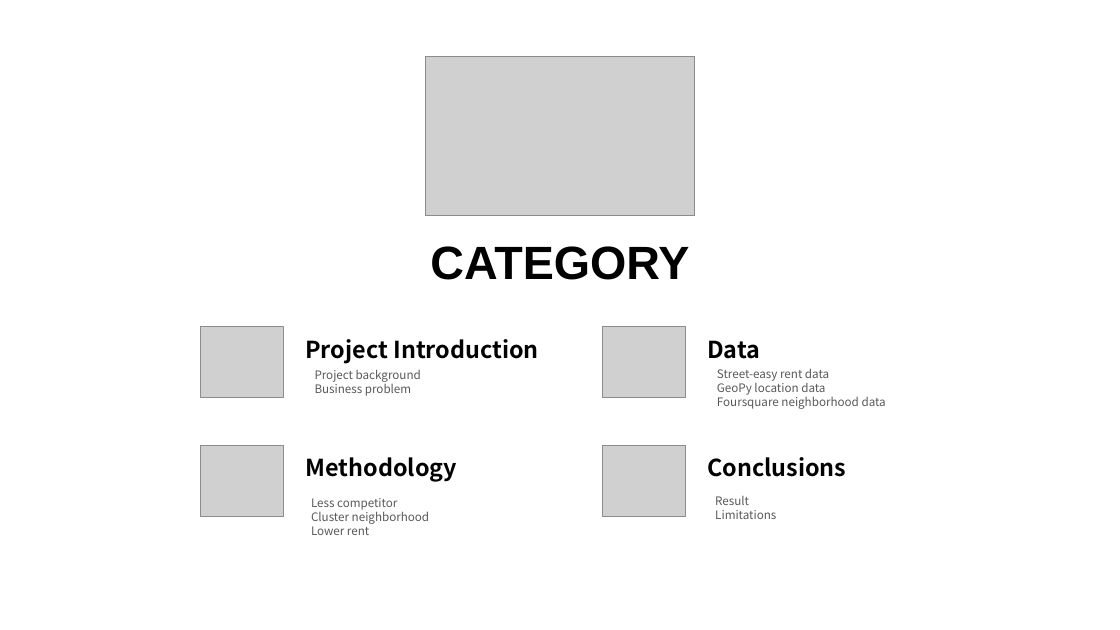
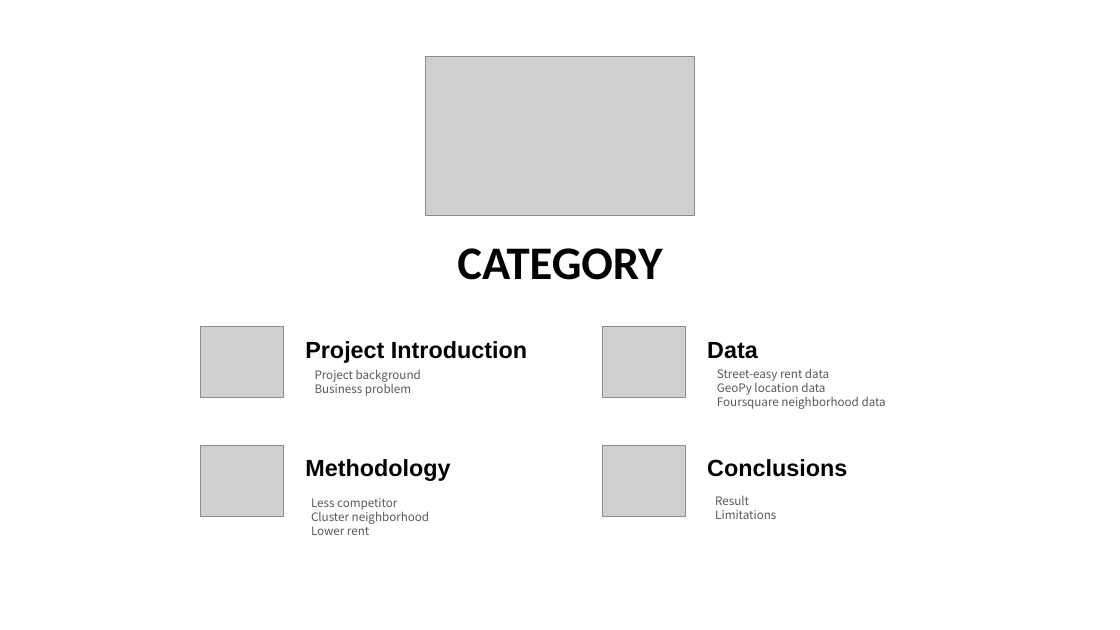
Before and after one commit to catkeeper1/Coursera_Capstone, a slide deck: slide 2 of capstone_final_assignment1.pptx. Drawn at 1120x630 pixels with LibreOffice and Linux fonts; fonts in the diff are those of the drawing; grey boxes stand for pictures. Boxes give left, top, right and bottom in pixels: in the first picture for what was removed or moved away, otherwise in the second. Text is boxed around its words. In the diff, an @@ line names an element or a change of style, - is before the commit and + after.

Commit message:
ppt

```diff
--- a/capstone_final_assignment1.pptx
+++ b/capstone_final_assignment1.pptx
@@ text "CATEGORY" at bbox=[457, 248, 662, 280]: font Arial to Calibri @@
@@ font Noto Sans CJK SC to Arial in 4 elements at bbox=[305, 341, 527, 363], bbox=[707, 342, 758, 359], bbox=[305, 459, 450, 481], bbox=[707, 459, 847, 477] @@
```
Also in this commit, not shown: 9 slides added, 24 slides removed.
